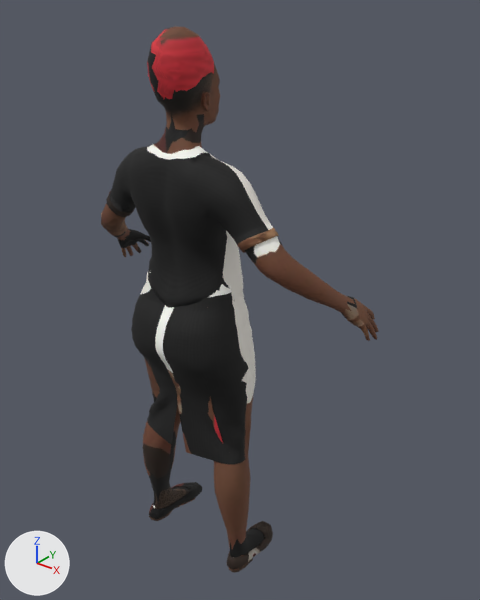
The glTF model public/models/humans/npc_woman_blouse_skirt.glb: old version first, new version second.
Both versions are drawn from a camera (50 mm lens) standing at (1.186, -1.228, 1.735) and looking at (0.063, 0.176, 0.864). The axes (+X, +Y, +Z) are drawn at lower left. The lights are the same throughout. The older version comes first. Vertices at exactly the same position are counted once.

Objects in the first picture: 'npc_woman_blouse_skirt'.
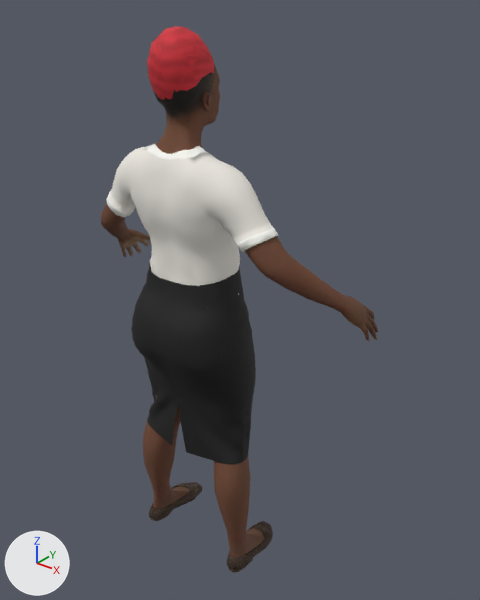
Pixel boxes (x1, y1, x2, y2) of what changed, in the pictures (480 x 600 px; the box of a moved part takes in the faces that stretch with it):
part 1 of me_npc_woman_blouse_skirt, moved or reshaped
    before: (144, 261, 243, 426)
    after: (146, 246, 240, 414)
part 2 of me_npc_woman_blouse_skirt, moved or reshaped (not visible before)
    after: (149, 145, 201, 157)
part 3 of me_npc_woman_blouse_skirt, surface changed (black to grey)
    both: (104, 27, 375, 566)

The change, as a list of edits to the scene's bpy script:
```text
Change me_npc_woman_blouse_skirt:
    used by ob_npc_woman_blouse_skirt; location = (0.0, 0.0, 0.0)
    remove me_npc_woman_blouse_skirt.from_pydata(...)  # 5268 vertices, 9949 faces; spans x -0.49..0.49, y -0.11..0.3, z -0.01..1.63
    add me_npc_woman_blouse_skirt.from_pydata(...)  # 5271 vertices, 9949 faces; spans x -0.49..0.49, y -0.11..0.3, z -0.01..1.63
    me_npc_woman_blouse_skirt part 1: 72 vertices moved from x -0.17..0.14, y -0.06..0.17, z 0.46..1.0 to x -0.17..0.13, y -0.06..0.15, z 0.46..1.0; 40 vertices removed from x -0.19..0.14, y -0.07..0.14, z 0.46..0.99; 41 vertices added at x -0.18..0.14, y -0.06..0.13, z 0.46..1.08
    me_npc_woman_blouse_skirt part 2: 4 vertices moved within x -0.15..-0.06, y 0.0..0.02, z 1.18..1.35; 2 vertices added at x -0.04..0.08, y -0.05..0.0, z 1.33..1.34
    me_npc_woman_blouse_skirt part 3: 8326 kept faces spanning x -0.49..0.49, y -0.11..0.3, z -0.01..1.63 get new texture (UV) coordinates
    other edits to the shape of me_npc_woman_blouse_skirt do not show in these pictures
```
